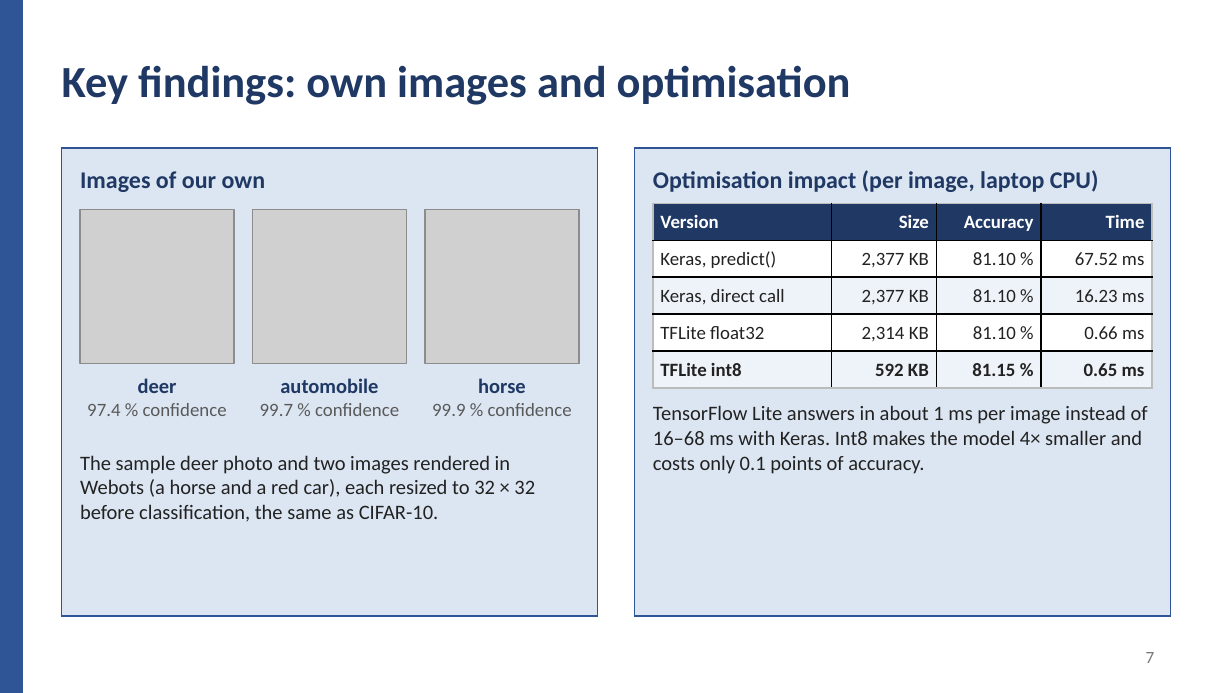
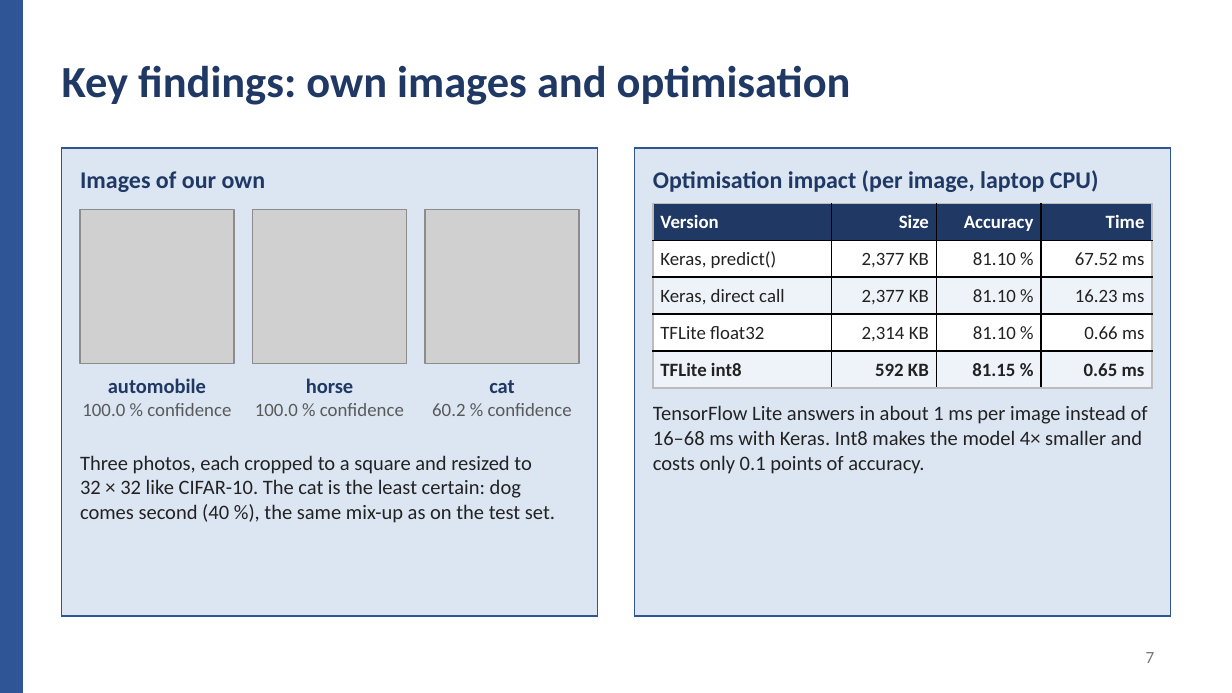
Before and after one commit to sinegan-ux/epuck-cnn-part2, a slide deck: slide 7 of presentation/Project_Part2_Presentation.pptx. Drawn at 1232x693 pixels with LibreOffice and Linux fonts; fonts in the diff are those of the drawing; grey boxes stand for pictures. Boxes give left, top, right and bottom in pixels: in the first picture for what was removed or moved away, otherwise in the second. Text is boxed around its words. In the diff, an @@ line names an element or a change of style, - is before the commit and + after.

```diff
--- a/presentation/Project_Part2_Presentation.pptx
+++ b/presentation/Project_Part2_Presentation.pptx
@@ text at bbox=[82, 378, 231, 416]: text changed @@
-deer
-97.4 % confidence
+automobile
+100.0 % confidence
@@ text at bbox=[255, 378, 404, 416]: text changed @@
-automobile
-99.7 % confidence
+horse
+100.0 % confidence
@@ text at bbox=[432, 380, 572, 416]: text changed @@
-horse
-99.9 % confidence
+cat
+60.2 % confidence
@@ text at bbox=[80, 455, 555, 523]: text changed @@
-The sample deer photo and two images rendered in Webots (a horse and a red car), each resized to 32 × 32 before classification, the same as CIFAR-10.
+Three photos, each cropped to a square and resized to 32 × 32 like CIFAR-10. The cat is the least certain: dog comes second (40 %), the same mix-up as on the test set.
```
Also in this commit, not shown: 1 slide added, 6 other files.
